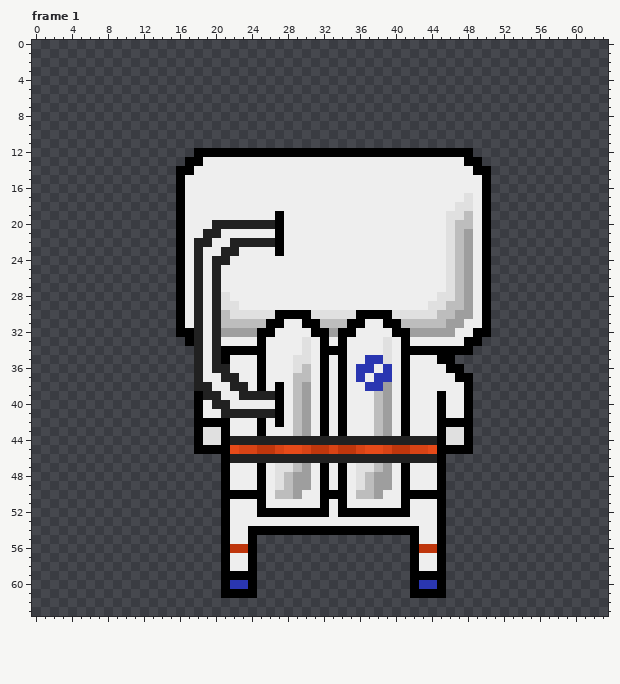
Two states of a pixel-art file, images/Space_traveler.ase. The first picture shows the starting point.
64x64 pixels, 8 frames. Shown: frame 1. The commit also changed other frames, which this record leaves out.
The result:
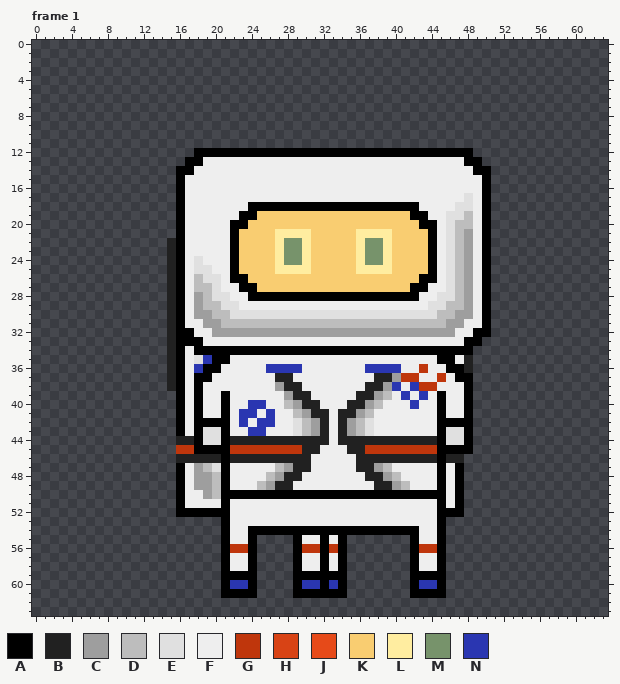
Palette (. is transparent): A #000000  B #212121  C #9e9e9e  D #bdbdbd  E #e0e0e0  F #eeeeee  G #bf360c  H #d84315  J #e64a19  K #f9cd71  L #ffeda0  M #77936b  N #2a36b1
The edit:
layer "Forward" now shown
layer "Right" now shown
layer "Left" now shown
layer "Attack" now shown
layer "Base" now shown
Changed rows in their new state; - is an unchanged pixel.
Frame 1, layers "Base", "Left", "Right":
first column x 15:
18 ---------AAAAAAAAAAAAAAAAAAA------
19 --------AAKKKKKKKKKKKKKKKKKAA-----
20 -----FFAAKKKKKKKKKKKKKKKKKKKAA----
21 ----FF-AKKKKLLLLKKKKKLLLLKKKKA----
22 B--FF--AKKKKLMMLKKKKKLMMLKKKKA----
23 B--F--FAKKKKLMMLKKKKKLMMLKKKKA----
24 B--E-FFAKKKKLMMLKKKKKLMMLKKKKA----
25 B--EEF-AKKKKLLLLKKKKKLLLLKKKKA----
26 B--DEE-AAKKKKKKKKKKKKKKKKKKKAA----
27 B--DDE--AAKKKKKKKKKKKKKKKKKAA-----
28 B--CDE---AAAAAAAAAAAAAAAAAAA------
29 B--CDD----------------------------
30 B--CCD------EEEE-----EEEE---------
31 B--FCC-----DDDDDD---DDDDDD--------
32 B--F-C----CCCCCCCC-CCCCCCCC-------
33 BA-A-F----F----F-F-F----F-F-------
34 BAFAAA-----AAAAAA---AAAAAA--------
35 BAFENA----F---FF-F-F--FFF-F-----FB
36 BAFNAAF---FNNNNF-F-F-F-N-NF-G----B
37 BAFAA-FF--F-BBFF-F-F-F-BBCGG--G---
38 BAFAF--FF-F-CBBF-F-F--BB-NFNGG----
39 -AF-FFA-FFFFFCBB-F-F-BBCD-N-N-----
40 -AF--FA--NN-FDCBBF-FBBC-F-FN------
41 -AF---AFNNFNF---BB-BBCDFF-F-------
42 -AF-----N-NNF-EDCB-BCDEFF-F-------
43 -AF------NN---EDCB-BCDEFF-F-------
44 -BB---------------F---------------
45 -GG----GGG--GGGBBFFFBBGGG--GGG----
46 -BBBBB----------FFFFF----------BB-
47 -AFCDE----F-DCBB-F-F-BBCD-F----FA-
48 -AFCCD----FDCBBF-F-F-FBB-DF----FA-
49 -AFCCD----DCBBFF-F-F-FFBBCD----FA-
50 -AFFCD-----AAAAAA---AAAAAA-----FA-
51 -AFFFF----F------F-F------F----FA-
52 -AAAAA----FFFFFFFF-FFFFFFFF----AA-
55 --------------AFFAFA--------------
56 --------------AGGAGA--------------
57 --------------AFFAFA--------------
58 --------------AFFAFA--------------
59 --------------AAAAAA--------------
60 --------------ANNANA--------------
61 --------------AAAAAA--------------
